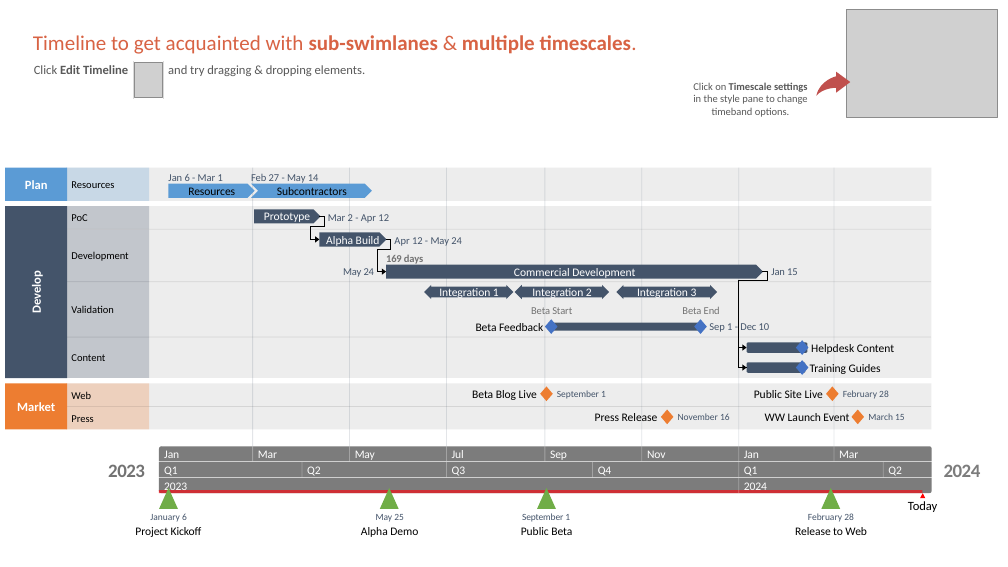
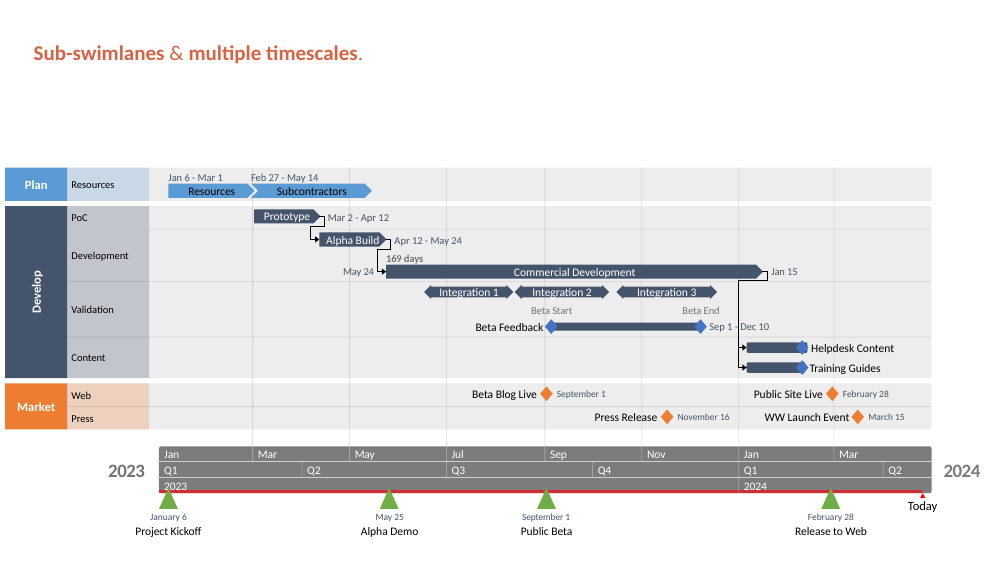
Before and after one commit to AhmedShafee92/Auto-Search, a slide deck: slide 3 of RoadMap.pptx. Drawn at 1008x567 pixels with LibreOffice and Linux fonts; fonts in the diff are those of the drawing; grey boxes stand for pictures. Boxes give left, top, right and bottom in pixels: in the first picture for what was removed or moved away, otherwise in the second. Text is boxed around its words. In the diff, an @@ line names an element or a change of style, - is before the commit and + after.

```diff
--- a/RoadMap.pptx
+++ b/RoadMap.pptx
@@ picture removed at (846,9,997,116) @@
@@ text at (34,45,363,64): text changed @@
-Timeline to get acquainted with sub-swimlanes & multiple timescales.
+Sub-swimlanes & multiple timescales.
@@ text removed at (34,65,365,76) @@
-Click Edit Timeline and try dragging & dropping elements.
@@ line removed from (134, 61) to (134, 98) @@
@@ picture removed at (135,63,163,98) @@
@@ line removed from (164, 61) to (164, 98) @@
@@ text removed at (693,82,807,117) @@
-Click on Timescale settings in the style pane to change timeband options.
@@ freeform shape removed at (817,72,851,96) @@
```
Also in this commit, not shown: 2 other slides changed, 14 other files.
